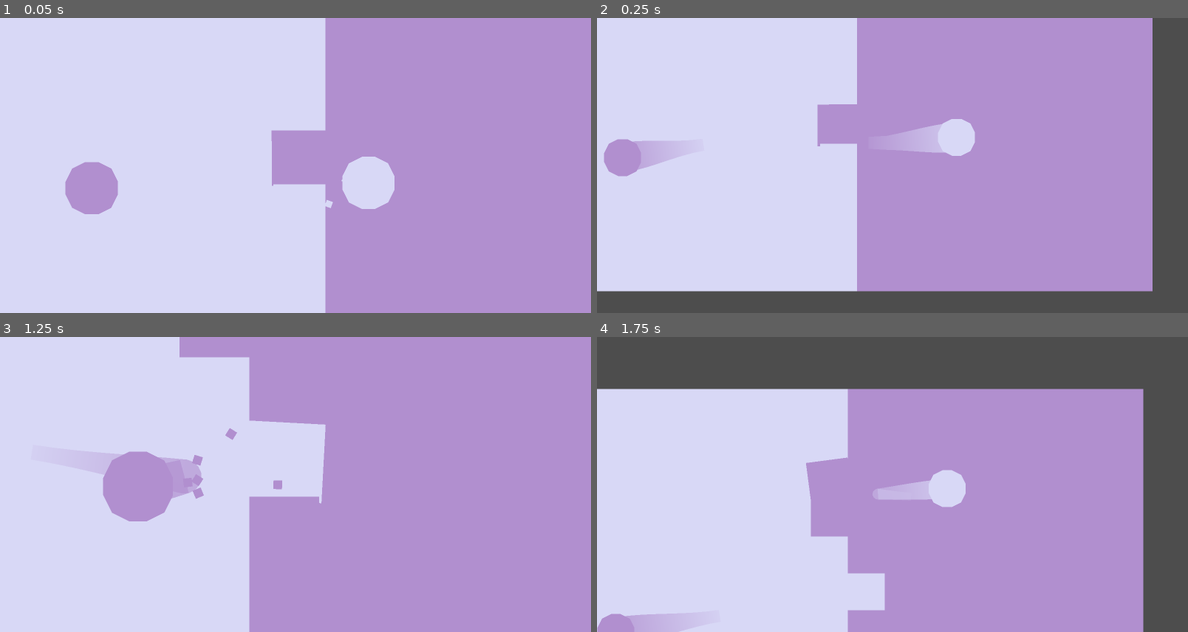
Above: before the commit, frames 1-4 (two rows, left to right).
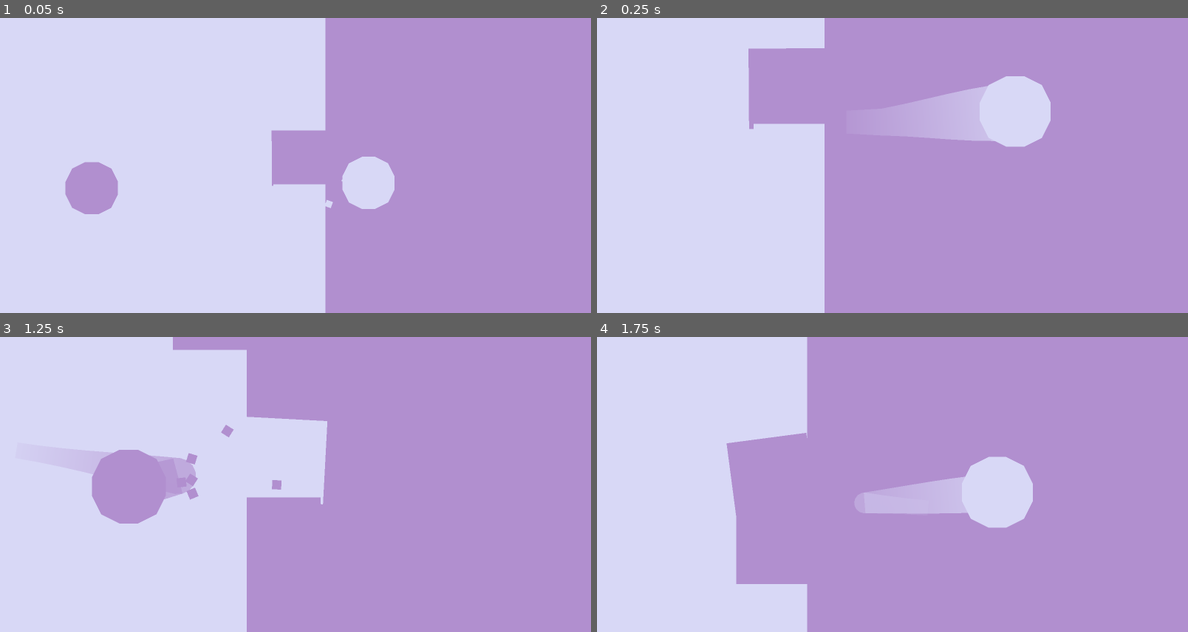
Above: after the commit, the same moments.

Repository: Nrojt/HHS-Game-Dev-Minor
Game: Godot game, scene res://game/game.tscn
The game is run twice, just before and just after one commit, with the same random seed, the same clock (stepped at 60 frames per second) and the same inputs.
Inputs:
- Up to frame 1 (0.05 s): no input
- Up to frame 2 (0.25 s): no input
- Up to frame 3 (1.25 s): no input
- Up to frame 4 (1.75 s): no input

Frame 1 is identical in both runs. In frame 2, 27% of the frame differs, in the area x 0-100%, y 0-100%; in frame 3, 2.0%; in frame 4, 40%.

Commit message:
zoom fix

Diff:
--- a/e&s-gold-2-bouncy/game/effect_camera.gd
+++ b/e&s-gold-2-bouncy/game/effect_camera.gd
@@ -18,7 +18,6 @@
 var _noise_seed: float    =  0.0
 var _target_zoom: Vector2 =  Vector2.ONE
 
-# To keep track of the tween
 var _zoom_in_tween: Tween
 var _zoom_out_tween: Tween
 var _original_zoom: Vector2
@@ -53,9 +52,8 @@
 	offset = Vector2(shake_x, shake_y)
 	rotation = shake_rotation
 
-# TODO: if zoom effect gets triggered while already zooming, dont zoom out first
+
 func _zoom_effect(duration: float, target: Node2D) -> void:
-	# If a previous tween is still running, kill it.
 	if _zoom_in_tween != null and _zoom_in_tween.is_valid():
 		_zoom_in_tween.kill()
 	if _zoom_out_tween != null and _zoom_out_tween.is_valid():
@@ -64,14 +62,18 @@
 	var target_zoom_vector: Vector2 = Vector2(target_zoom_level, target_zoom_level)
 	var target_position: Vector2    = target.global_position
 
+	var is_already_zoomed: bool = zoom.x > _original_zoom.x * 1.01
+
 	_zoom_in_tween = create_tween()
 	_zoom_in_tween.set_parallel(true)
 	_zoom_in_tween.tween_property(self, "zoom", target_zoom_vector, duration)
 	_zoom_in_tween.tween_property(self, "global_position", target_position, duration)
 
+	var zoom_out_delay: float = duration if not is_already_zoomed else 0.0
+
 	_zoom_out_tween = create_tween()
-	_zoom_out_tween.tween_property(self, "zoom", _original_zoom, duration).set_delay(duration)
-	_zoom_out_tween.tween_property(self, "global_position", _original_position, duration).set_delay(duration)
+	_zoom_out_tween.tween_property(self, "zoom", _original_zoom, duration).set_delay(duration + zoom_out_delay)
+	_zoom_out_tween.tween_property(self, "global_position", _original_position, duration).set_delay(duration + zoom_out_delay)
 
 
 func add_trauma(amount: float) -> void:
